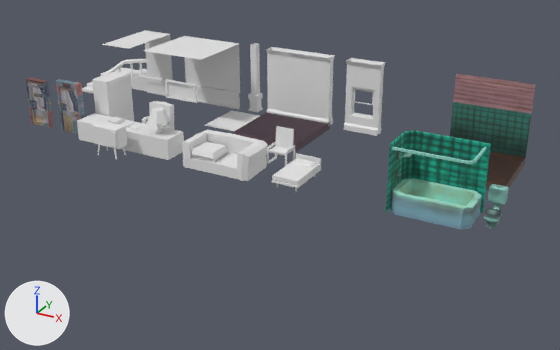
The FBX model Assets/Models/fatherApartmentEnvironmentInside.fbx, before and after one commit.
The view is the same before and after, from a 50 mm camera at (25.7, -30.1, 15.3) aimed at (4.6, 8.1, -3.9). The axes (+X, +Y, +Z) are drawn at lower left. The lights are the same throughout. Where no turn or scale is listed for an object, it has been applied to the vertices.

Names of what the first picture shows: 'BedroomBed', 'BedroomBedPillow', 'FatherHouseRoomFloorSealing', 'FatherHouseRoomWall', 'FatherHouseRoomWallWindow', 'OldCouch', 'PortiegeDesk', 'bath', 'bathWall', 'door', 'doorBasement', 'sealing', 'wallHalf', 'wall_1'.
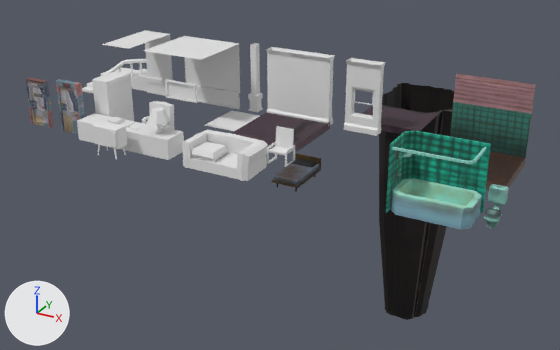
Diff of the bpy script that builds the scene:
```diff
--- a/Assets/Models/fatherApartmentEnvironmentInside.fbx.py
+++ b/Assets/Models/fatherApartmentEnvironmentInside.fbx.py
@@ img_bedroombedtexture_png @@
+img_bedroombedtexture_png = load_image('bedroomBedTexture.png', 'Textures/bedroomBedTexture.png', 128, 128, 'sRGB')
@@ img_fatherhouseroomenvironmentholetexture_png @@
+img_fatherhouseroomenvironmentholetexture_png = load_image('FatherHouseRoomEnvironmentHoleTexture.png', 'Textures/FatherHouseRoomEnvironmentHoleTexture.png', 256, 256, 'sRGB')
@@ mat_material @@
 mat_material = principled_material('Material')
-mat_material.texture = img_fatherhouseroomenvironmenttexture_png  # with its transparency
+mat_material.texture = img_fatherhouseroomenvironmentholetexture_png  # with its transparency
 mat_material.roughness = 0.69
@@ mat_material_004 @@
+mat_material_004 = principled_material('Material.004')
+mat_material_004.texture = img_bedroombedtexture_png  # with its transparency
+mat_material_004.roughness = 0.69
@@ me_cube_027 @@
 # used by ob_bedroombed; location = (10.0, 0.0, 0.0)
-me_cube_027.from_pydata(...)  # 48 vertices, 38 faces; spans x -0.7..0.7, y -1.15..1.27, z 0.0..0.91
+me_cube_027.from_pydata(...)  # 64 vertices, 54 faces; spans x -0.7..0.7, y -1.15..1.27, z 0.0..0.91
+# me_cube_027 part 1
+# 8 vertices are removed from x -0.67..0.67, y -1.12..1.19, z 0.44..0.64
+# 9 faces are deleted
+# 16 vertices are added at x -0.67..0.67, y -1.12..1.21, z 0.42..0.64
+# 8 new vertices lie (0.0, 0.0, 0.16) away from vertices in x -0.67..0.67, y -1.12..1.19, z 0.44
+# 25 new faces join them
+# me_cube_027 part 2: 29 faces spanning x -0.7..0.7, y -1.15..1.27, z 0.0..0.91 switch from no material to mat_material_004 (picture img_bedroombedtexture_png)
@@ me_cube_031 @@
 me_cube_031.from_pydata(...)  # 12 vertices, 10 faces; spans x -0.555..0.555, y 0.592..1.139, z 0.593..0.757
+me_cube_031.materials.append(mat_material)  # picture img_fatherhouseroomenvironmentholetexture_png
@@ me_cube_022 @@
+me_cube_022.from_pydata(...)  # 292 vertices, 202 faces; spans x -2.3..6.0, y -6.0..2.3, z -15.2..0.2
+me_cube_022.materials.append(mat_material)  # picture img_fatherhouseroomenvironmentholetexture_png
@@ ob_fatherhouseroomfloorsealinghole @@
+ob_fatherhouseroomfloorsealinghole = bpy.data.objects.new('FatherHouseRoomFloorSealingHole', me_cube_022)
+ob_fatherhouseroomfloorsealinghole.location = (11.0, 15.07, 0.0)
```

Boxes [x1, y1, x2, y2] around the edits, measured in the pictures (560 x 350 px):
'FatherHouseRoomFloorSealingHole', added (black)
    after: [362, 83, 454, 320]
'BedroomBedPillow', surface changed, recoloured
    both: [292, 158, 317, 168]
part 1 of me_cube_027, built on
    before: [272, 159, 320, 185]
    after: [273, 160, 320, 185]
part 2 of me_cube_027, recoloured
    both: [272, 153, 321, 188]
